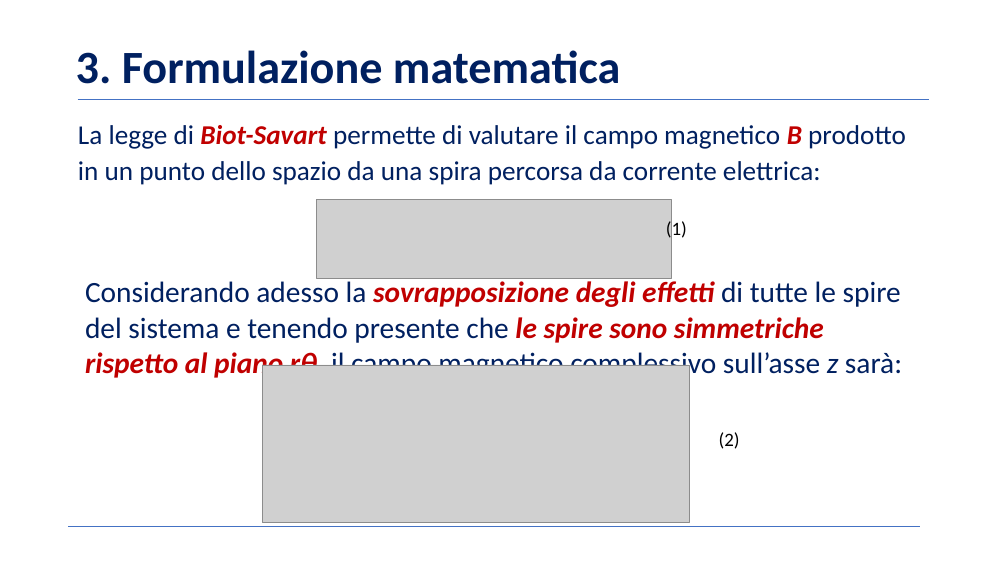
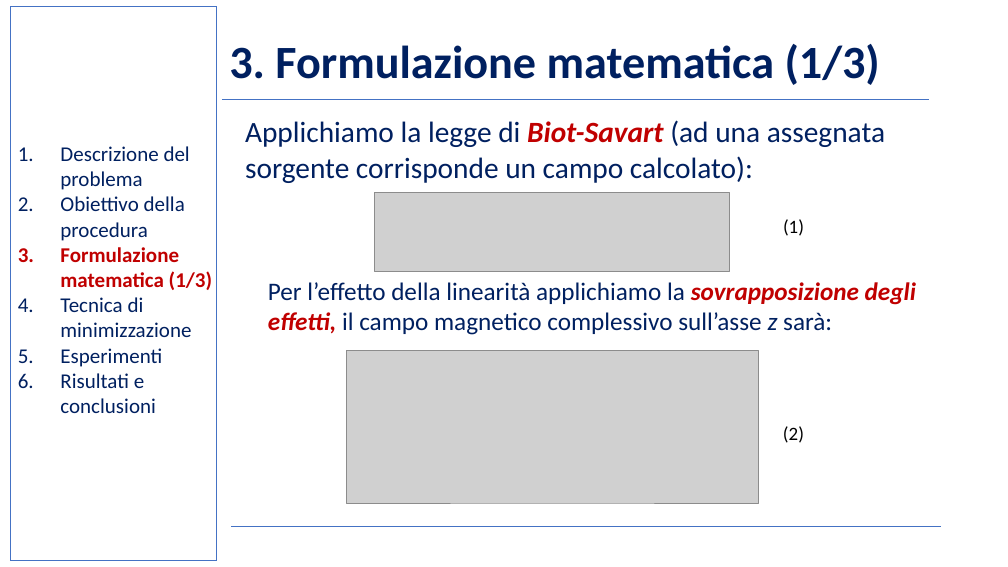
Before and after one commit to BernardoGiordano/NelderMeadMethod, a slide deck: slide 5 of writeup/Slides.pptx. Drawn at 1008x567 pixels with LibreOffice and Linux fonts; fonts in the diff are those of the drawing; grey boxes stand for pictures; background and template pictures are left out. Boxes give left, top, right and bottom in pixels: in the first picture for what was removed or moved away, otherwise in the second. Text is boxed around its words. In the diff, an @@ line names an element or a change of style, - is before the commit and + after.

```diff
--- a/writeup/Slides.pptx
+++ b/writeup/Slides.pptx
@@ rectangle added at box(11, 6, 216, 561), outline #4472C4 1 pt @@
@@ text at box(229, 44, 880, 85): text changed @@
-3. Formulazione matematica
+3. Formulazione matematica (1/3)
@@ line moved from (78, 99) - (929, 99) to (222, 99) - (929, 99) @@
@@ text added at box(60, 146, 212, 413), 20 pt, text #002060 @@
+1. Descrizione del problema
+2. Obiettivo della procedura
+3. Formulazione matematica (1/3)
+4. Tecnica di minimizzazione
+5. Esperimenti
+6. Risultati e conclusioni
@@ text at box(245, 120, 885, 183): text changed; size 25.9 to 28 pt @@
-La legge di Biot-Savart permette di valutare il campo magnetico B prodotto in un punto dello spazio da una spira percorsa da corrente elettrica:
+Applichiamo la legge di Biot-Savart (ad una assegnata sorgente corrisponde un campo calcolato):
@@ picture: place and size @@
-picture at box(317, 200, 671, 279)
+picture at box(375, 193, 730, 272)
@@ text "(1)" rewrapped from box(666, 220, 687, 241) to box(783, 219, 804, 236) @@
@@ text at box(268, 282, 916, 335): text changed; size 28 to 24 pt @@
-Considerando adesso la sovrapposizione degli effetti di tutte le spire del sistema e tenendo presente che le spire sono simmetriche rispetto al piano rθ, il campo magnetico complessivo sull’asse z sarà:
+Per l’effetto della linearità applichiamo la sovrapposizione degli effetti, il campo magnetico complessivo sull’asse z sarà:
@@ picture: place and size @@
-picture at box(262, 365, 689, 523)
+picture at box(346, 351, 758, 504)
@@ text "(2)": place and size @@
-text "(2)" at box(719, 432, 740, 449)
+text "(2)" at box(783, 426, 804, 443)
@@ line moved from (68, 526) - (920, 526) to (231, 526) - (941, 526) @@
```
Also in this commit, not shown: 18 other slides changed, 9 other files.
